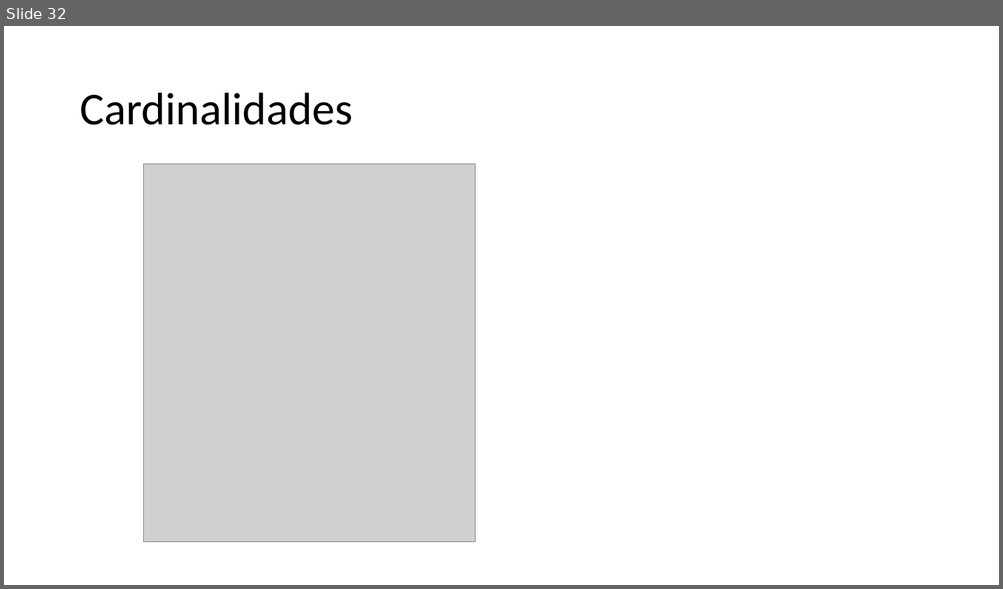
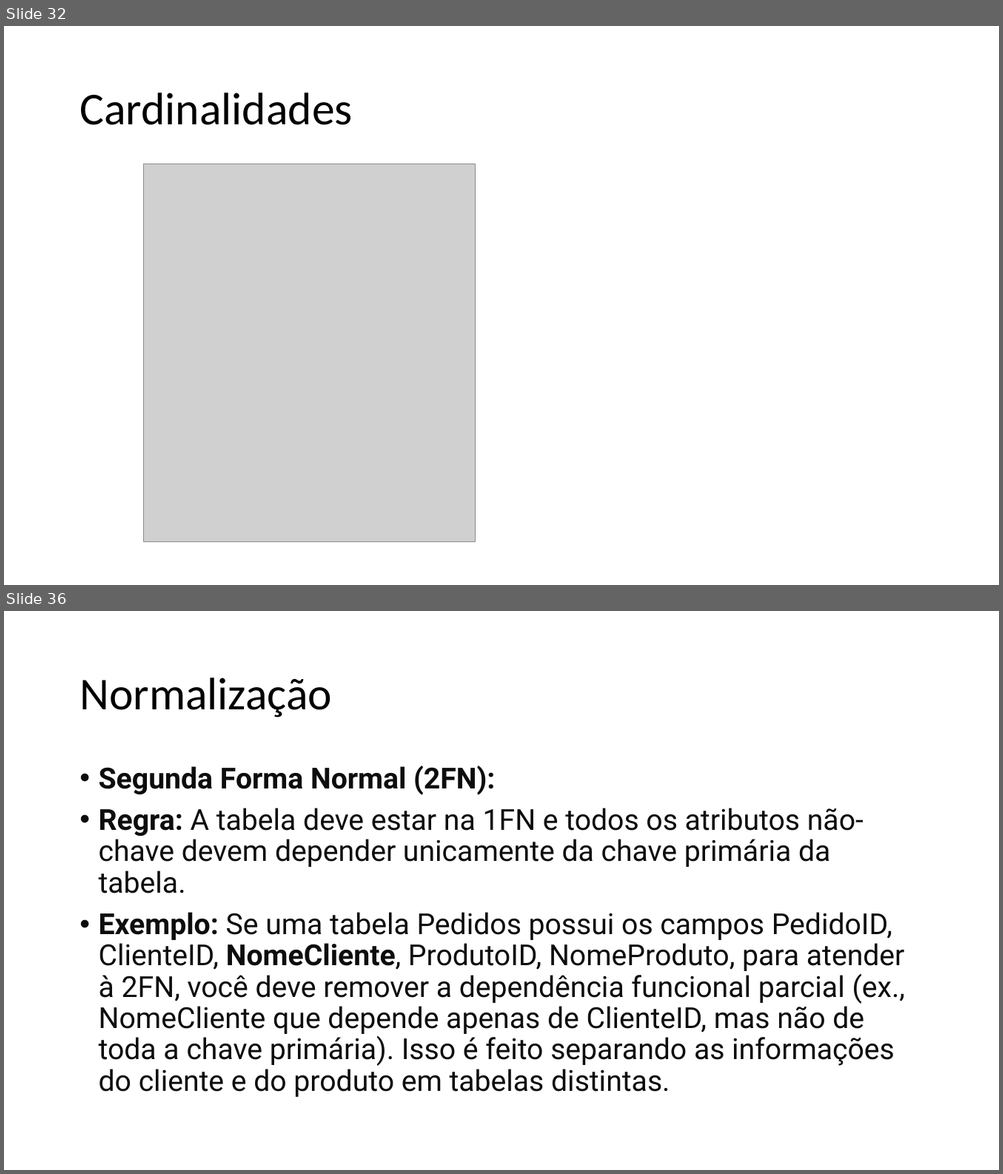
Before and after one commit to VictorInacio/learn-db, a slide deck: slides/Curso BD.pptx. Shown one above the other, each under a label of ours: slide 32 before the commit, slides 32 and 36 after it; the slides between them are not shown. The pictures are 1003x589 and 1003x1174 pixels, drawn with LibreOffice and Linux fonts; fonts in the diff are those of the drawing; grey boxes stand for pictures. Boxes give left, top, right and bottom in pixels: in the first picture for what was removed or moved away, otherwise in the second. Text is boxed around its words. In the diff, an @@ line names an element or a change of style, - is before the commit and + after.

```diff
--- a/slides/Curso BD.pptx
+++ b/slides/Curso BD.pptx
@@ slide 36 added at <box>4,611,999,1170</box>, background #FFFFFF @@
@@ title added at <box>79,678,332,718</box>, 44 pt, text #000000 @@
+Normalização
@@ text added at <box>99,766,905,1097</box>, 28 pt, text #0D0D0D @@
+• Segunda Forma Normal (2FN):
+• Regra: A tabela deve estar na 1FN e todos os atributos não-chave devem depender unicamente da chave primária da tabela.
+• Exemplo: Se uma tabela Pedidos possui os campos PedidoID, ClienteID, NomeCliente, ProdutoID, NomeProduto, para atender à 2FN, você deve remover a dependência funcional parcial (ex., NomeCliente que depende apenas de ClienteID, mas não de toda a chave primária). Isso é feito separando as informações do cliente e do produto em tabelas distintas.
```
Also in this commit, not shown: 6 other slides added, 16 other files.
